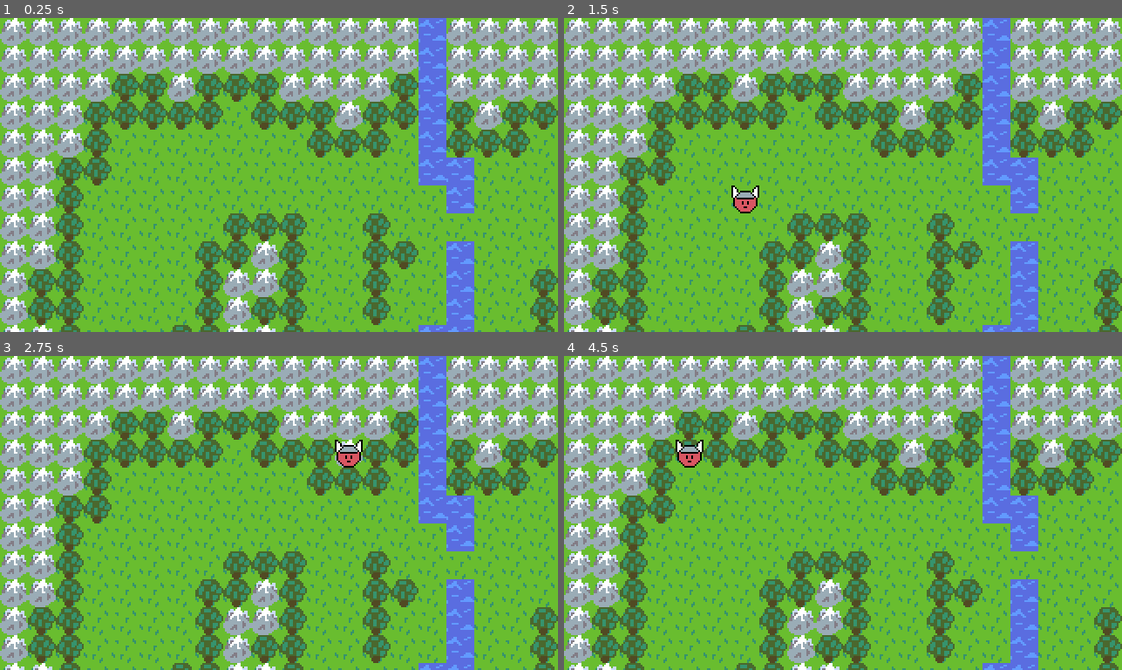
Above: before the commit, frames 1-4 (two rows, left to right).
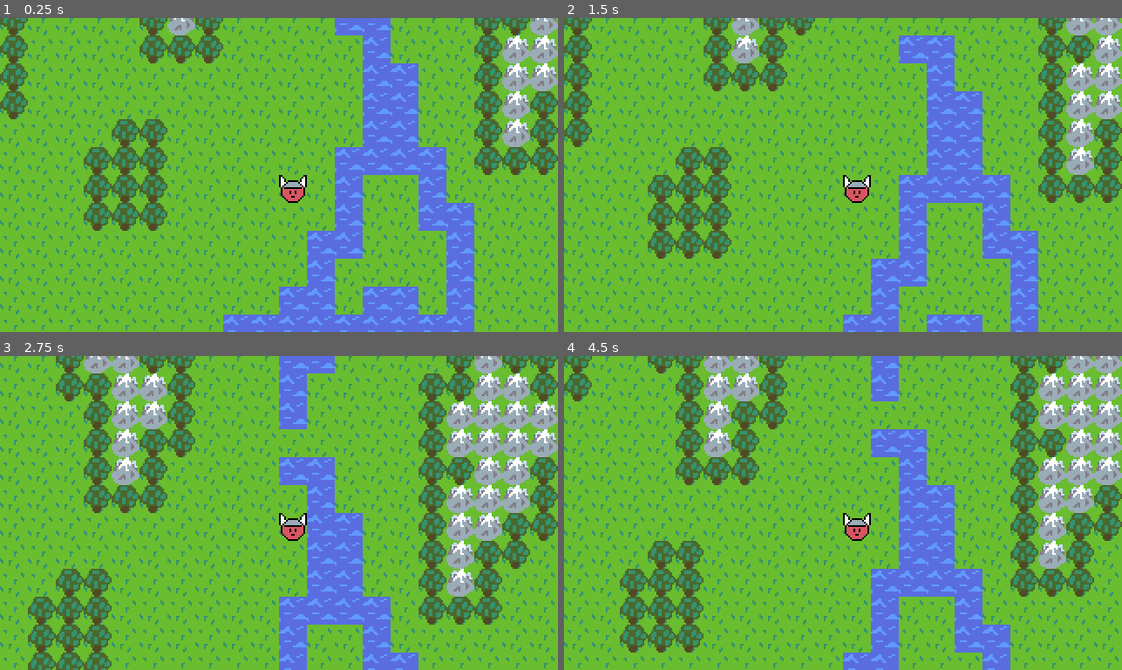
Above: after the commit, the same moments.

Repository: AaronWizard/LegendsOfMajesticSteel
Game: Godot game, scene res://scenes/Game.tscn
Two runs of this game, one before a commit and one after it. Both use one fixed random seed, a clock stepped at 60 frames per second and the inputs below.
Inputs (mouse positions are in pixels of both pictures, inside the frame that each line leads up to):
- Up to frame 1 (0.25 s): no input
- Up to frame 2 (1.5 s): tap Enter at 0.5 s; move the mouse to (965, 159) at 0.52 s; press the mouse at (965, 159) at 0.53 s; tap Space at 1.25 s; move the mouse to (731, 190) at 1.27 s; release the mouse at (731, 190) at 1.28 s; click (731, 190) at 1.35 s
- Up to frame 3 (2.75 s): tap Enter at 2 s; move the mouse to (334, 443) at 2.02 s; press the mouse at (334, 443) at 2.03 s
- Up to frame 4 (4.5 s): tap Space at 2.75, 4.25 s; move the mouse to (815, 575) at 2.77 s; release the mouse at (815, 575) at 2.78 s; click (815, 575) at 2.85 s; tap Enter at 3.5 s; move the mouse to (1010, 560) at 3.52 s; press the mouse at (1010, 560) at 3.53 s; move the mouse to (675, 465) at 4.27 s; release the mouse at (675, 465) at 4.28 s; click (675, 465) at 4.35 s

The runs differ from the first frame. In frame 1, 63% of the frame differs, in the area x 0-100%, y 0-100%; in frame 2, 65%; in frame 3, 65%; in frame 4, 66%.

Commit message:
Actor pivot and player camera
Actor.cell_pos -> Actor.cell.
Added actor sprite pivot and offset property.
Player actor has camera

Diff:
--- a/scenes/actors/Actor.gd
+++ b/scenes/actors/Actor.gd
@@ -2,27 +2,42 @@
 extends Node2D
 
 export var tile_size := Vector2(16, 16) setget set_tile_size
-var cell_pos: Vector2 setget set_cell_pos
 
+var cell: Vector2 setget set_cell
+var cell_offset: Vector2 setget set_cell_offset
+
+onready var _pivot: Position2D = get_node("Pivot")
+onready var _sprite: Sprite = get_node("Pivot/Sprite")
 
 func _ready() -> void:
-	var cell := position.snapped(tile_size) / tile_size
-	set_cell_pos(cell)
+	var new_cell := position.snapped(tile_size) / tile_size
+	set_cell(new_cell)
 
 
 func set_tile_size(new_value: Vector2) -> void:
 	tile_size = new_value
+	_set_pivot_position()
 	_set_pixel_position()
 
 
-func set_cell_pos(new_value: Vector2) -> void:
-	cell_pos = new_value
+func set_cell(new_value: Vector2) -> void:
+	cell = new_value
 	_set_pixel_position()
 
 
-func _set_pixel_position() -> void:
-	position = cell_pos * tile_size
+func set_cell_offset(new_value: Vector2) -> void:
+	cell_offset = new_value
+	_set_pivot_position()
 
 
-func on_cell(cell: Vector2) -> bool:
-	return cell_pos == cell
+func _set_pivot_position() -> void:
+	var pivot_cell_pos = cell_offset + (Vector2.ONE / 2.0)
+	_pivot.position = pivot_cell_pos * tile_size
+
+
+func _set_pixel_position() -> void:
+	position = cell * tile_size
+
+
+func on_cell(c: Vector2) -> bool:
+	return cell == c
--- a/scenes/actors/Actor.tscn
+++ b/scenes/actors/Actor.tscn
@@ -5,5 +5,7 @@
 [node name="Actor" type="Node2D"]
 script = ExtResource( 1 )
 
-[node name="Sprite" type="Sprite" parent="."]
-centered = false
+[node name="Pivot" type="Position2D" parent="."]
+position = Vector2( 8, 8 )
+
+[node name="Sprite" type="Sprite" parent="Pivot"]
--- a/scenes/actors/WarriorPrincess.tscn
+++ b/scenes/actors/WarriorPrincess.tscn
@@ -6,8 +6,15 @@
 
 [node name="WarriorPrincess" instance=ExtResource( 2 )]
 
-[node name="Sprite" parent="." index="0"]
+[node name="Sprite" parent="Pivot" index="0"]
 texture = ExtResource( 1 )
 
 [node name="Player" type="Node" parent="." index="1"]
 script = ExtResource( 3 )
+
+[node name="Camera2D" type="Camera2D" parent="." index="2"]
+current = true
+drag_margin_left = 0.0
+drag_margin_top = 0.0
+drag_margin_right = 0.0
+drag_margin_bottom = 0.0
--- a/scenes/ai/Player.gd
+++ b/scenes/ai/Player.gd
@@ -4,4 +4,4 @@
 
 func _unhandled_input(event: InputEvent) -> void:
 	if event.is_action_pressed("click"):
-		get_actor().cell_pos = get_map().get_mouse_cell()
+		get_actor().cell = get_map().get_mouse_cell()
--- a/scenes/maps/PrototypeMap.tscn
+++ b/scenes/maps/PrototypeMap.tscn
@@ -11,4 +11,4 @@
 tile_data = PoolIntArray( 0, 1, 0, 1, 1, 0, 2, 1, 0, 3, 1, 0, 4, 1, 0, 5, 1, 0, 6, 1, 0, 7, 1, 0, 8, 1, 0, 9, 1, 0, 10, …(14585 unchanged characters)…
 
 [node name="WarriorPrincess" parent="Ground" index="0" instance=ExtResource( 3 )]
-position = Vector2( 208, 384 )
+position = Vector2( 192, 368 )
